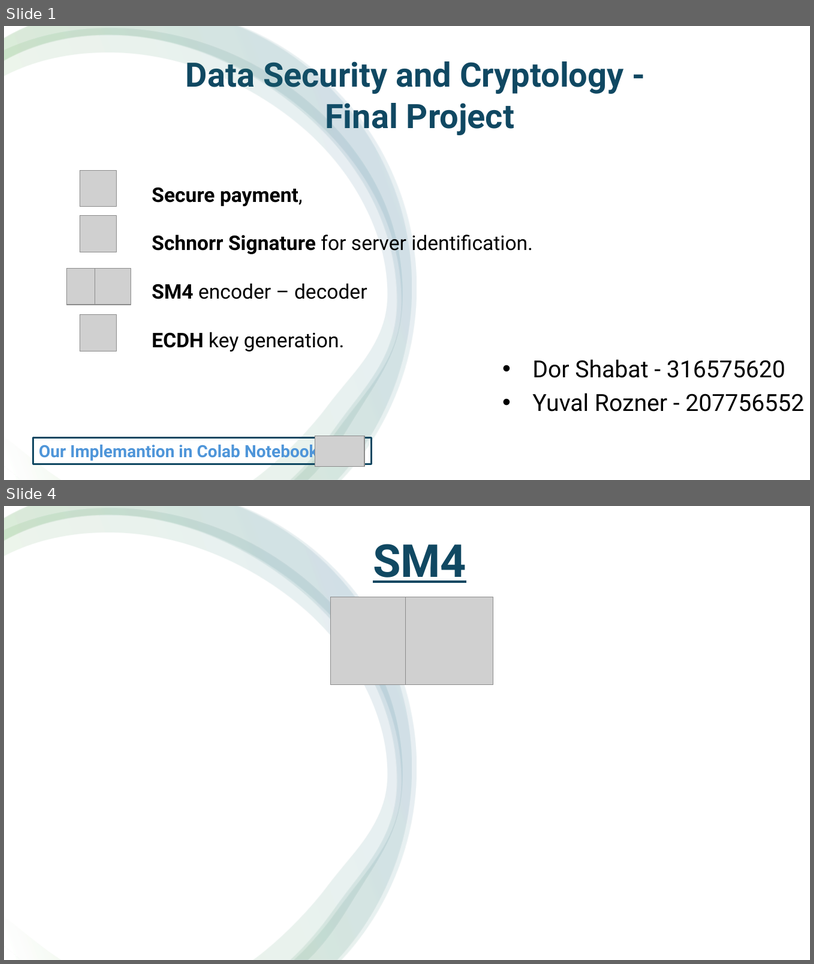
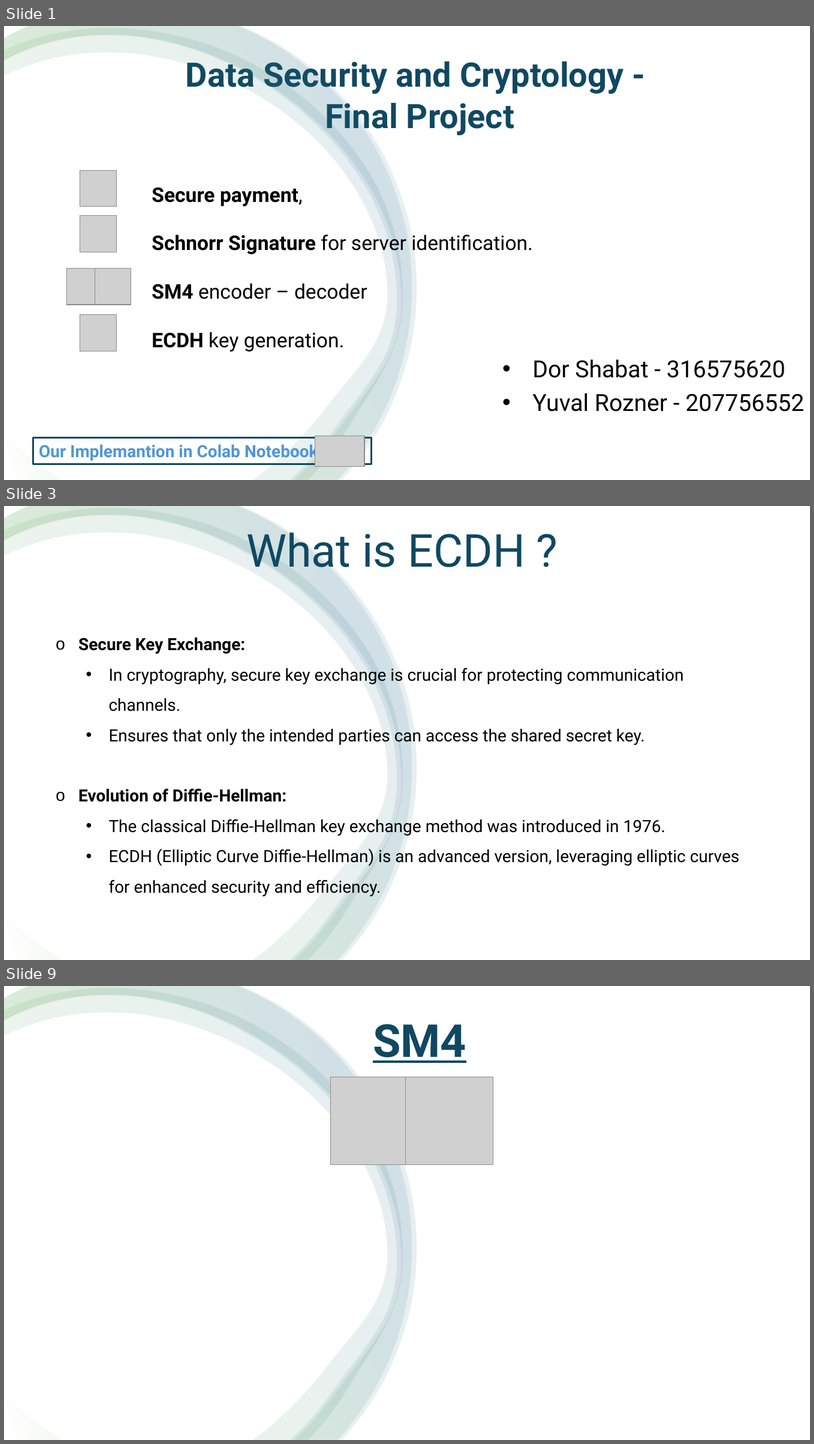
Before and after one commit to DorShabat/Cryptology-Project, a slide deck: SM4 with ECB and Schnorr Signature.pptx. Shown one above the other, each under a label of ours: slides 1 and 4 before the commit, slides 1, 3 and 9 after it; the slides between them are not shown. The pictures are 814x964 and 814x1444 pixels, drawn with LibreOffice and Linux fonts; fonts in the diff are those of the drawing; grey boxes stand for pictures. Boxes give left, top, right and bottom in pixels: in the first picture for what was removed or moved away, otherwise in the second. Text is boxed around its words. In the diff, an @@ line names an element or a change of style, - is before the commit and + after.

```diff
--- a/SM4 with ECB and Schnorr Signature.pptx
+++ b/SM4 with ECB and Schnorr Signature.pptx
@@ slide 3 added at bbox=[4, 506, 810, 960], background #FFFFFF @@
@@ rectangle added at bbox=[4, 506, 810, 960], fill #FFFFFF @@
@@ freeform shape added at bbox=[4, 508, 402, 960], fill gradient #FFFFFF to #4EA72E to #156082 @@
@@ freeform shape added at bbox=[4, 506, 412, 960], fill gradient #FFFFFF to #4EA72E to #156082 @@
@@ freeform shape added at bbox=[4, 506, 417, 959], fill gradient #FFFFFF to #4EA72E to #156082 @@
@@ text added at bbox=[246, 525, 526, 577], 54 pt, text #104862 @@
+What is ECDH ?
@@ text added at bbox=[78, 637, 740, 866], 20 pt, text #000000 @@
+o Secure Key Exchange:
+  • In cryptography, secure key exchange is crucial for protecting communication channels.
+  • Ensures that only the intended parties can access the shared secret key.
+o Evolution of Diffie-Hellman:
+  • The classical Diffie-Hellman key exchange method was introduced in 1976.
+  • ECDH (Elliptic Curve Diffie-Hellman) is an advanced version, leveraging elliptic curves for enhanced security and efficiency.
@@ what was slide 4 is now slide 9 @@
```
Also in this commit, not shown: 2 slides changed, 4 other slides added.
